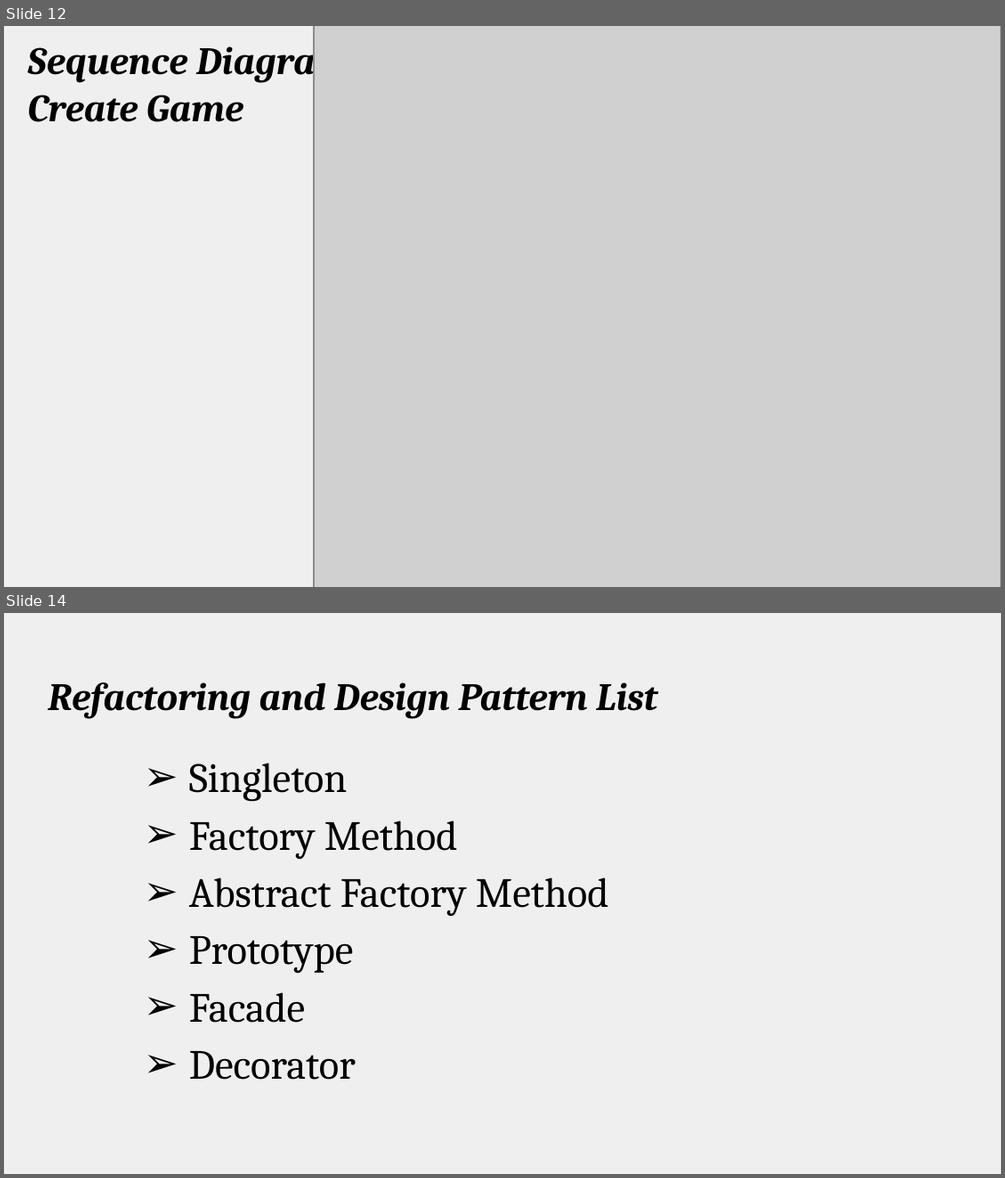
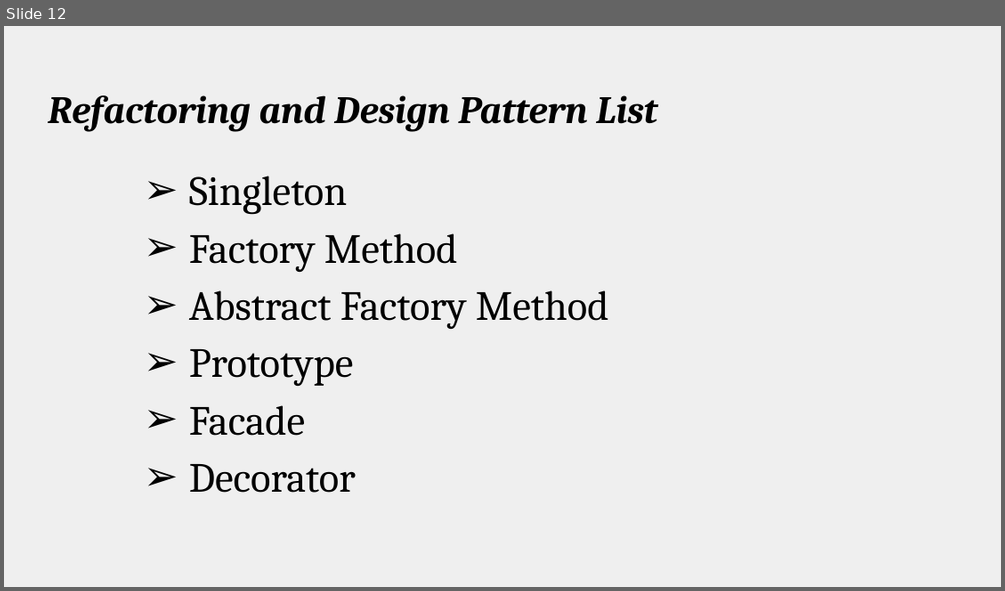
Before and after one commit to amgunden/cs414-f17-301-chessire-coders, a slide deck: documentation/P4 Presentation.pptx. Shown one above the other, each under a label of ours: slides 12 and 14 before the commit, slide 12 after it; the slides between them are not shown. The pictures are 1005x1178 and 1005x591 pixels, drawn with LibreOffice and Linux fonts; fonts in the diff are those of the drawing; grey boxes stand for pictures. Boxes give left, top, right and bottom in pixels: in the first picture for what was removed or moved away, otherwise in the second. Text is boxed around its words. In the diff, an @@ line names an element or a change of style, - is before the commit and + after.

Commit message:
Adding Updated Presentation

```diff
--- a/documentation/P4 Presentation.pptx
+++ b/documentation/P4 Presentation.pptx
@@ slide 12 removed at box(4, 26, 1001, 587), background #EFEFEF @@
@@ title removed at box(28, 38, 356, 122) @@
-Sequence Diagram:
-Create Game
@@ picture removed at box(314, 26, 1001, 587) @@
@@ what was slide 14 is now slide 12 @@
```
Also in this commit, not shown: 2 slides changed, 1 slide added, 2 other slides removed, 1 other file.
